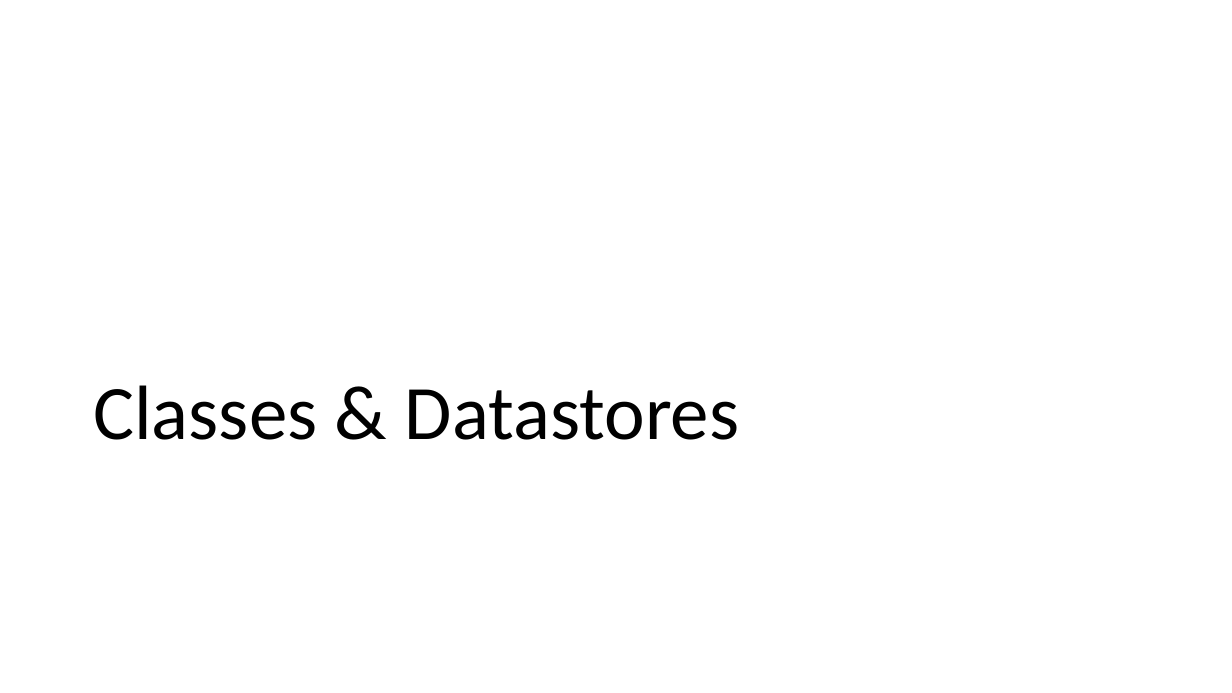
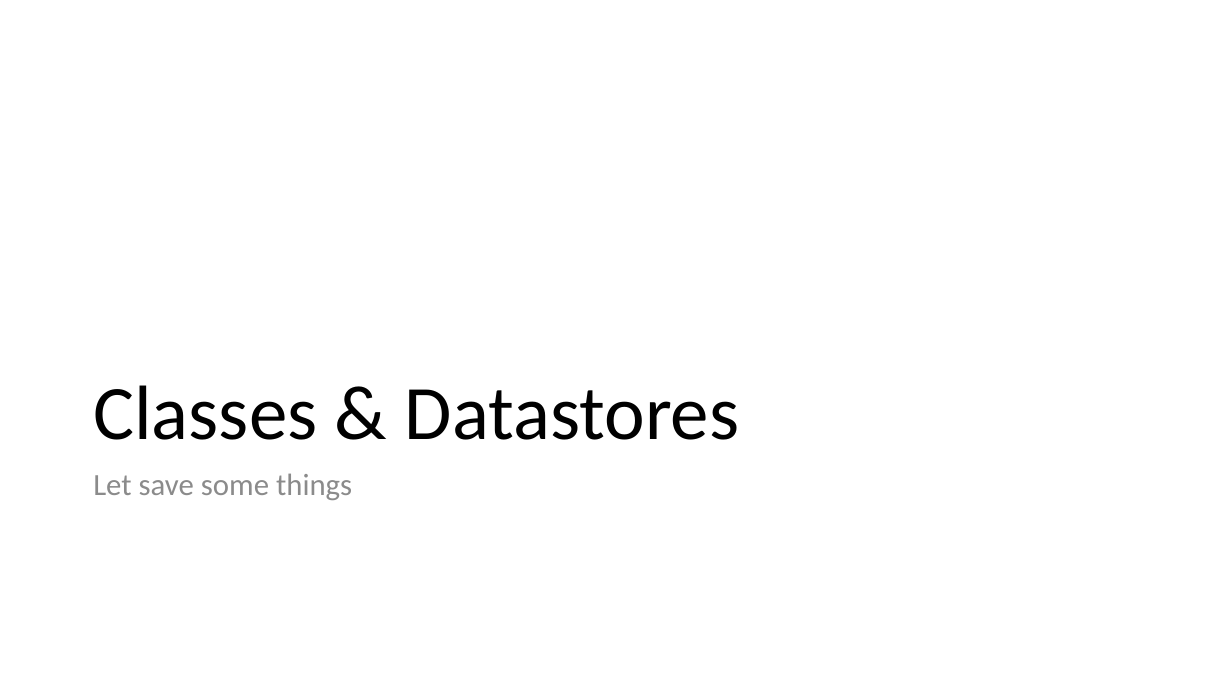
Before and after one commit to aibolit/SixOneFourEight, a slide deck: slide 11 of Presentation.pptx. Drawn at 1232x693 pixels with LibreOffice and Linux fonts; fonts in the diff are those of the drawing. Boxes give left, top, right and bottom in pixels: in the first picture for what was removed or moved away, otherwise in the second. Text is boxed around its words. In the diff, an @@ line names an element or a change of style, - is before the commit and + after.

```diff
--- a/Presentation.pptx
+++ b/Presentation.pptx
@@ text added at box(93, 473, 352, 500), 24 pt, text #8C8C8C @@
+Let save some things
```
Also in this commit, not shown: 8 other slides changed, 1 slide added, 3 slides removed, 2 other files.
